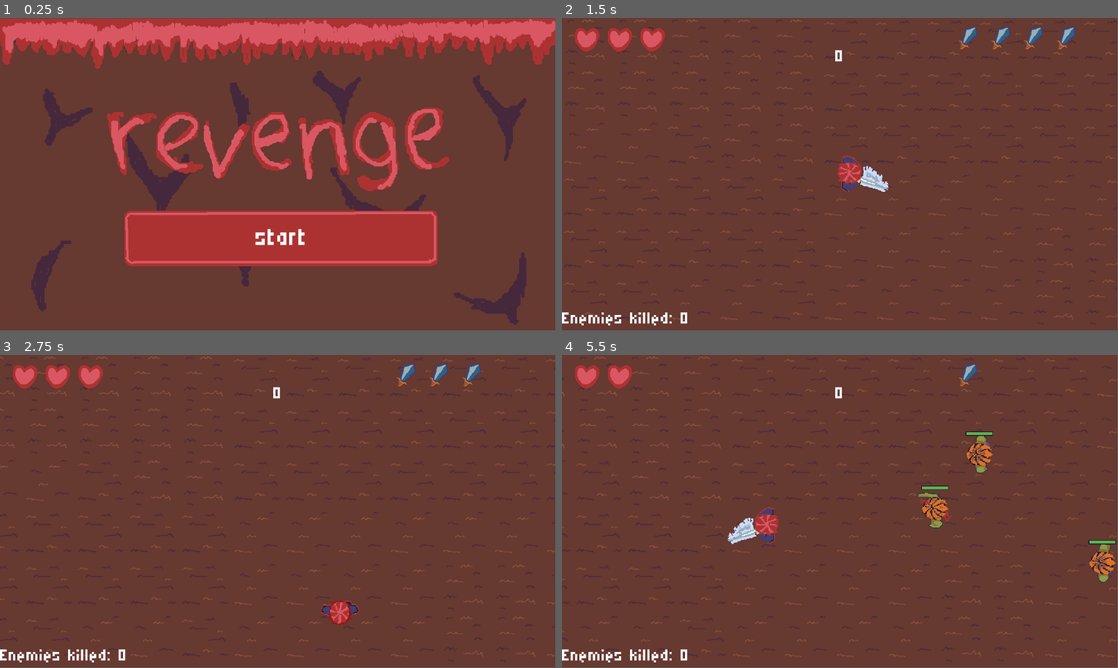
Above: before the commit, frames 1-4 (two rows, left to right).
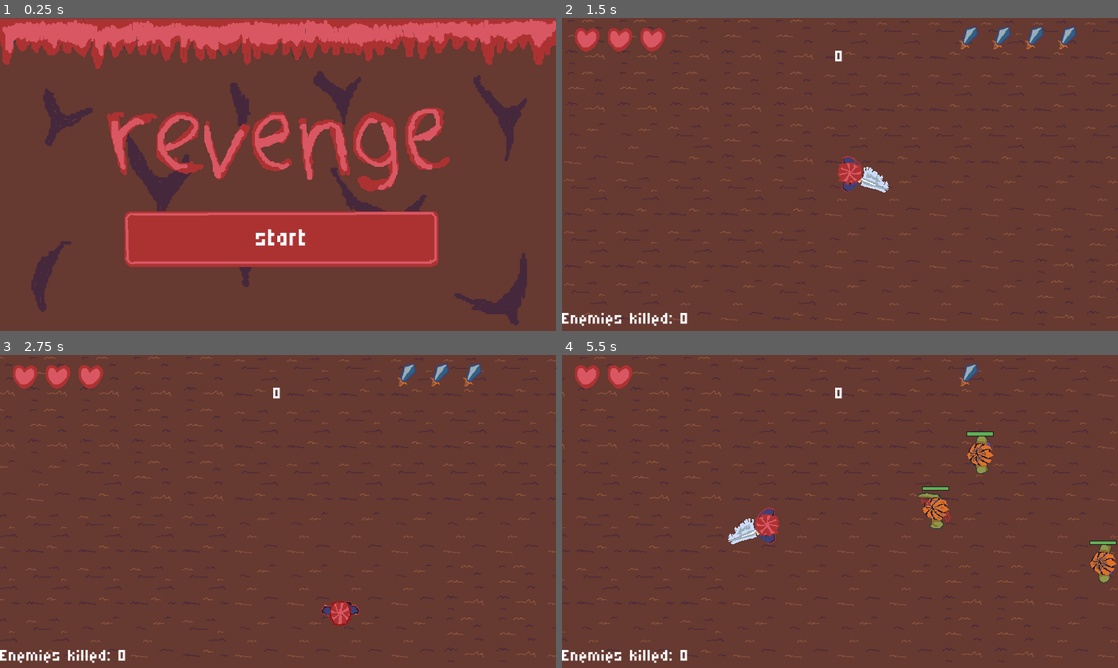
Above: after the commit, the same moments.

Repository: gwak-amole/revengee
Game: Godot game, scene res://scenes/mainscreen.tscn
The game is run twice, just before and just after one commit, with the same random seed, the same clock (stepped at 60 frames per second) and the same inputs.
Inputs:
- Up to frame 1 (0.25 s): no input
- Up to frame 2 (1.5 s): click "start" at 0.5 s; tap Enter (ui_accept) at 1.25 s; hold Right (ui_right) from 1.28 s (still down)
- Up to frame 3 (2.75 s): tap Enter (ui_accept) at 1.52, 2.27 s; release Right (ui_right) at 2.03 s; hold Down (ui_down) from 2.03 s (still down)
- Up to frame 4 (5.5 s): release Down (ui_down) at 2.78 s; hold Right (ui_right) 2.78-3.53 s; hold Up (ui_up) 3.53-4.28 s; tap Enter (ui_accept) at 3.77, 4.52, 5.27 s; hold Left (ui_left) from 4.28 s (still down)
In our replay, the window is 799x449 before the commit and 800x450 after it. These sizes can differ from the game's own. Grey fills any space a smaller window leaves; there, only what the larger window draws over its background counts as a difference.

The runs differ from the first frame. In frame 1, 2.0% of the frame differs, in the area x 5-100%, y 0-99%; in frame 2, 0.9%; in frame 3, 0.8%; in frame 4, 1.4%.

Commit message:
initial commit

Diff:
--- a/project.godot
+++ b/project.godot
@@ -19,6 +19,10 @@
 
 Globals="*res://scripts/globals.gd"
 
+[display]
+
+window/stretch/mode="canvas_items"
+
 [editor_plugins]
 
 enabled=PackedStringArray("res://addons/godot_super-wakatime/plugin.cfg")
--- a/scripts/mainchara.gd
+++ b/scripts/mainchara.gd
@@ -107,6 +107,7 @@
 				anim.play("idleside")
 	elif dir == "down":
 		anim.flip_v = true
+		melee_box.target_position = Vector2(0, 60)
 		if attacking_rn:
 			pass
 		else:
@@ -115,6 +116,7 @@
 			elif animation == 0:
 				anim.play("idle")
 	elif dir == "up":
+		melee_box.target_position = Vector2(0, -60)
 		anim.flip_v = false
 		if attacking_rn:
 			pass
Not shown, changed: .DS_Store
Not shown, removed: README.md
Not shown, added: addons/godot_super-wakatime/.DS_Store
Not shown, removed: addons/godot_super-wakatime/README.md
